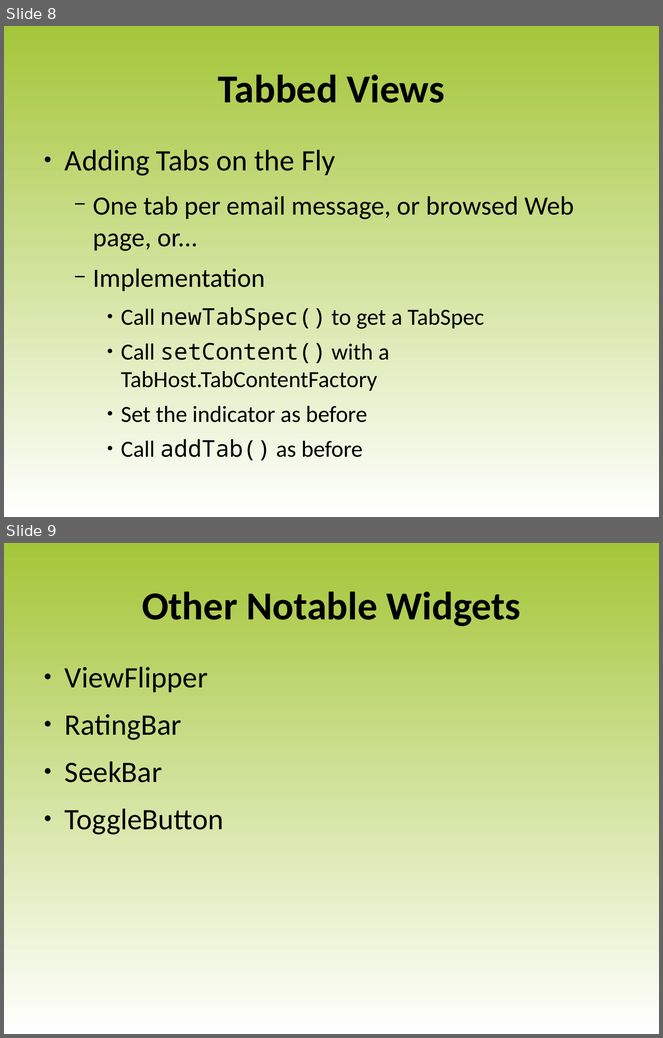
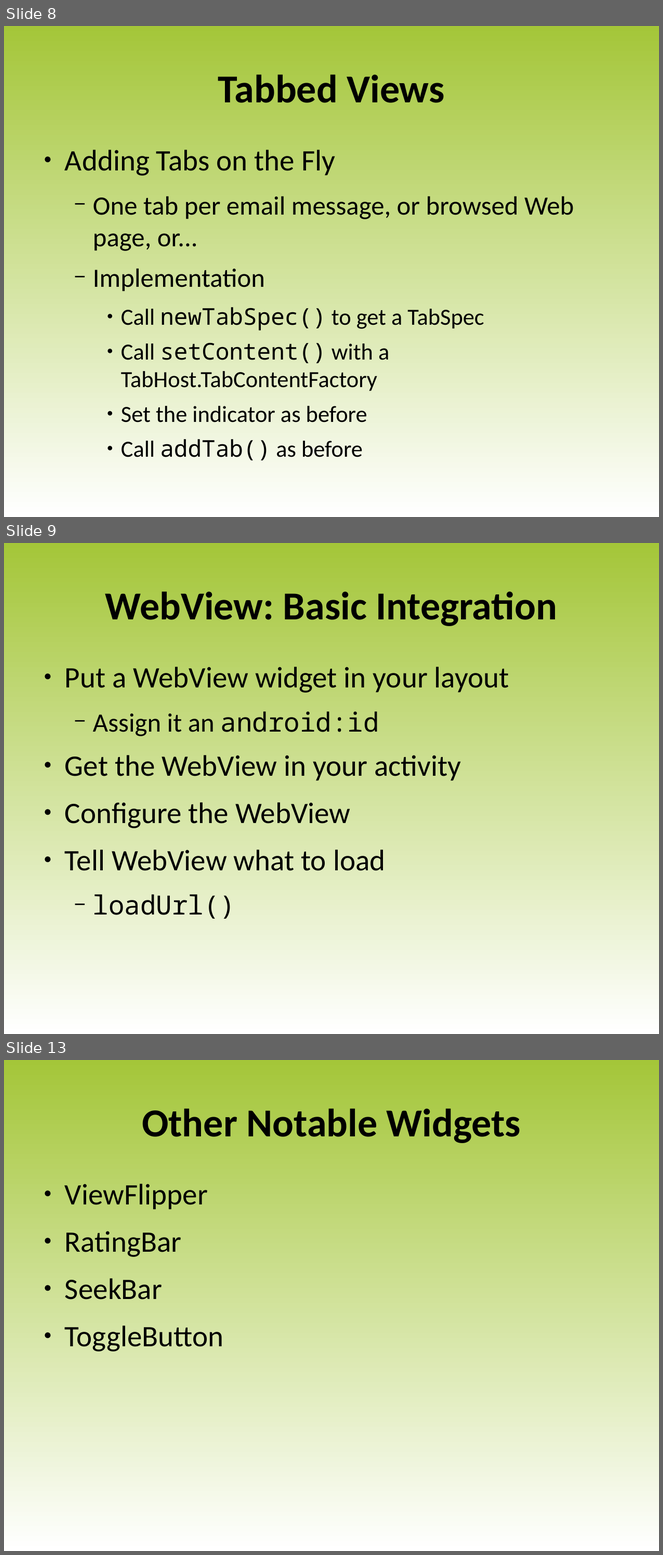
Before and after one commit to luigi-agosti/cw-courseware, a slide deck: 05-MoreWidgets.odp. Shown one above the other, each under a label of ours: slides 8 and 9 before the commit, slides 8, 9 and 13 after it; the slides between them are not shown. The pictures are 663x1038 and 663x1555 pixels, drawn with LibreOffice and Linux fonts; fonts in the diff are those of the drawing; background and template pictures are left out. Boxes give left, top, right and bottom in pixels: in the first picture for what was removed or moved away, otherwise in the second. Text is boxed around its words. In the diff, an @@ line names an element or a change of style, - is before the commit and + after.

```diff
--- a/05-MoreWidgets.odp
+++ b/05-MoreWidgets.odp
@@ slide 9 added at [4,543,659,1034], background gradient #A4C639 to #FFFFFF @@
@@ title added at [105,591,557,626], 48 pt, text #000000, bold @@
+WebView: Basic Integration
@@ text added at [65,667,509,919], 36 pt, text #000000 @@
+● Put a WebView widget in your layout
+  − Assign it an android:id
+● Get the WebView in your activity
+● Configure the WebView
+● Tell WebView what to load
+  − loadUrl()
@@ what was slide 9 is now slide 13 @@
```
Also in this commit, not shown: 3 other slides added.
